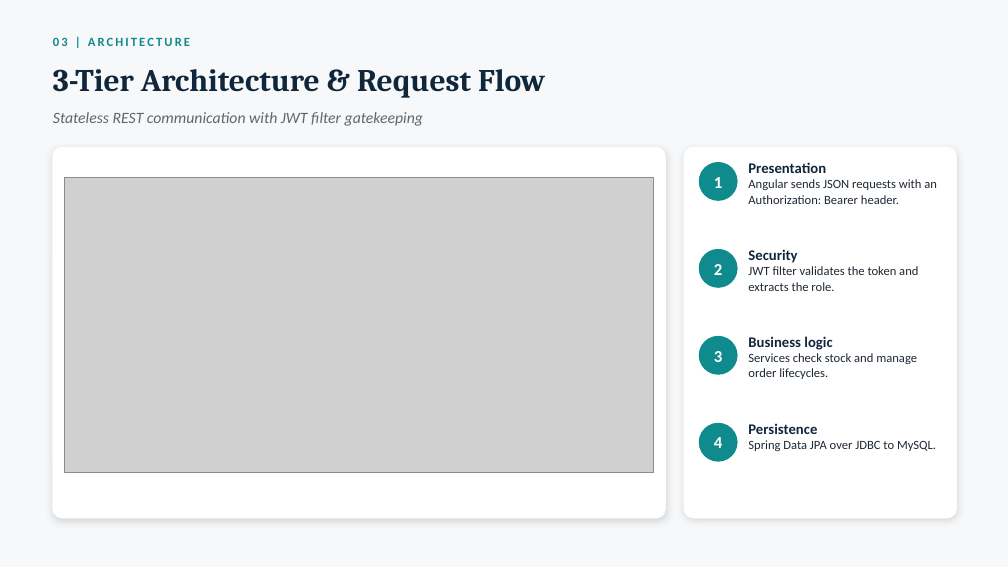
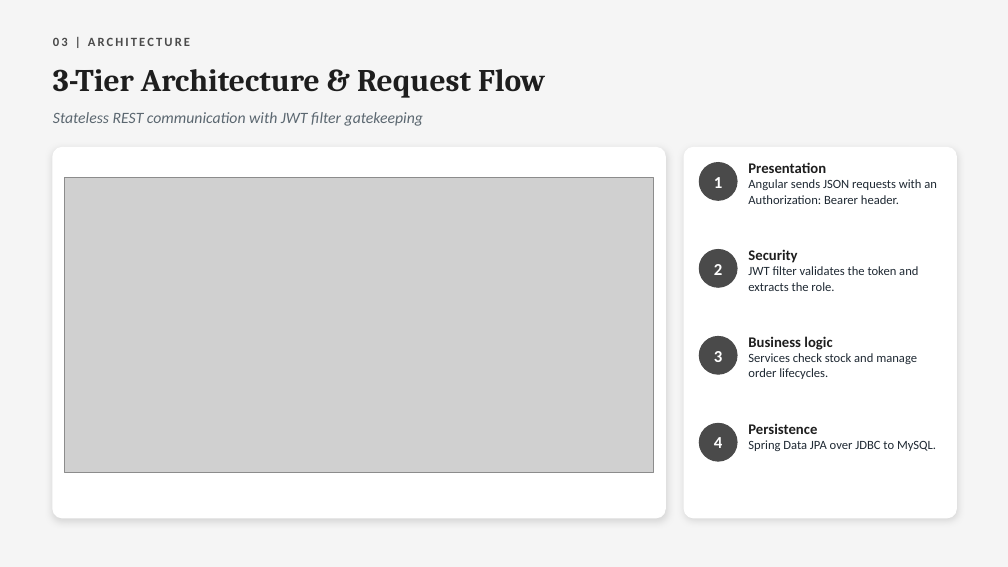
Before and after one commit to ajitkumarsaini02/retail-inventory-management-system, a slide deck: slide 4 of documents/Presentation.pptx. Drawn at 1008x567 pixels with LibreOffice and Linux fonts; fonts in the diff are those of the drawing; grey boxes stand for pictures. Boxes give left, top, right and bottom in pixels: in the first picture for what was removed or moved away, otherwise in the second. Text is boxed around its words. In the diff, an @@ line names an element or a change of style, - is before the commit and + after.

```diff
--- a/documents/Presentation.pptx
+++ b/documents/Presentation.pptx
@@ background #F6F8FA to #F5F5F5 @@
@@ text "03 | ARCHITECTURE" at box(53, 37, 190, 46): text colour #0F8B8D to #4A4A4A @@
@@ text "3-Tier Architecture & Request Flow" at box(53, 69, 545, 98): text colour #10263B to #1E1E1E @@
@@ text at box(748, 162, 826, 173): text colour #10263B to #1E1E1E in "Presentation" @@
@@ text at box(748, 249, 797, 263): text colour #10263B to #1E1E1E in "Security" @@
@@ text at box(748, 336, 832, 350): text colour #10263B to #1E1E1E in "Business logic" @@
@@ fill #0F8B8D to #4A4A4A; outline #0F8B8D 1 pt to #4A4A4A 1 pt in 4 elements at box(699, 163, 737, 200), box(699, 250, 737, 287), box(699, 337, 737, 374), box(699, 423, 737, 461) @@
@@ text at box(748, 424, 817, 434): text colour #10263B to #1E1E1E in "Persistence" @@
```
Also in this commit, not shown: 6 other slides changed, 1 other file.
